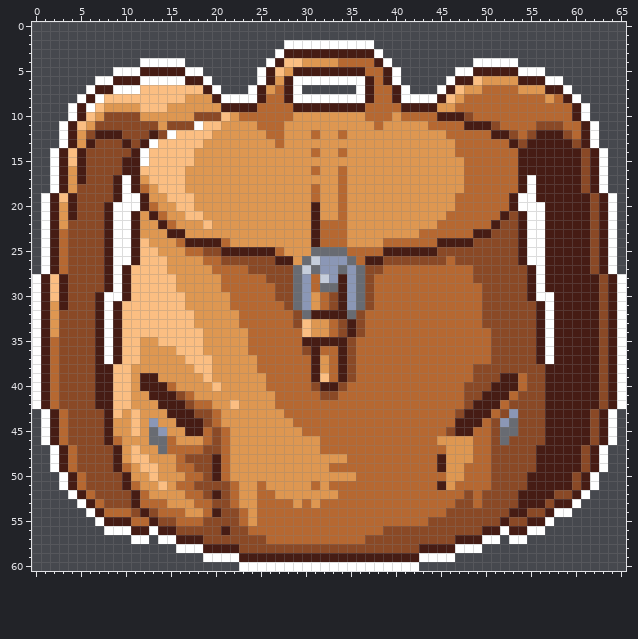
Edited in one commit: sprite sheet (Assets/Sprites/HUD/Inventário/bag_closed.png). Above is the file before it was changed.
The file is 66x61 pixels.
And afterwards:
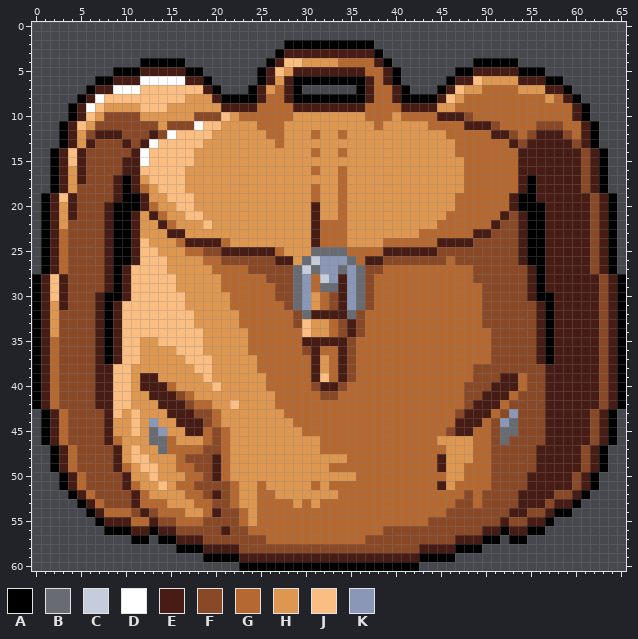
Palette (. is transparent): A #000000  B #686b72  C #c5cddb  D #ffffff  E #461c14  F #8a4926  G #b66831  H #de9751  J #fbbe82  K #8b97b6
From old to new:
Changed rows in their new state; - is an unchanged pixel.
first column x 0:
 2 ----------------------------AAAAAAAAAA----------------------------
 3 ---------------------------A----------A---------------------------
 4 ------------AAAAA---------A------------A---------AAAAA------------
 5 ---------AAA-----AA------A--------------A------AA-----AAA---------
 6 -------AA----------A-----A---AAAAAAAA---A-----A----------AA-------
 7 ------A-------------A---A----A------A----A---A-------------A------
 8 -----A---------------AAAA----AAAAAAAA----AAAA---------------A-----
 9 ----A--------------------------------------------------------A----
10 ----A--------------------------------------------------------A----
11 ---A----------------------------------------------------------A---
12 ---A----------------------------------------------------------A---
13 ---A----------------------------------------------------------A---
14 --A------------------------------------------------------------A--
15 --A------------------------------------------------------------A--
16 --A------------------------------------------------------------A--
17 --A-------A--------------------------------------------A-------A--
18 --A-------A--------------------------------------------A-------A--
19 -A--------AA------------------------------------------AA--------A-
20 -A-------AAA------------------------------------------AAA-------A-
21 -A-------AA--------------------------------------------AA-------A-
22 -A-------AA--------------------------------------------AA-------A-
23 -A-------AA--------------------------------------------AA-------A-
24 -A-------AA--------------------------------------------AA-------A-
25 -A-------AA--------------------------------------------AA-------A-
26 -A-------AA--------------------------------------------AA-------A-
27 -A-------A----------------------------------------------A-------A-
28 A--------A----------------------------------------------A--------A
29 A--------A----------------------------------------------A--------A
30 A-------AA----------------------------------------------AA-------A
31 A-------A------------------------------------------------A-------A
32 A-------A------------------------------------------------A-------A
33 A-------A------------------------------------------------A-------A
34 A-------A------------------------------------------------A-------A
35 A-------A------------------------------------------------A-------A
36 A-------A------------------------------------------------A-------A
37 A-------A------------------------------------------------A-------A
38 A----------------------------------------------------------------A
39 A----------------------------------------------------------------A
40 A----------------------------------------------------------------A
41 A----------------------------------------------------------------A
42 A----------------------------------------------------------------A
43 -A--------------------------------------------------------------A-
44 -A--------------------------------------------------------------A-
45 -A--------------------------------------------------------------A-
46 -A--------------------------------------------------------------A-
47 --A------------------------------------------------------------A--
48 --A------------------------------------------------------------A--
49 --A------------------------------------------------------------A--
50 ---A----------------------------------------------------------A---
51 ---A----------------------------------------------------------A---
52 ----A--------------------------------------------------------A----
53 -----A------------------------------------------------------A-----
54 ------A---------------------------------------------------AA------
55 -------A-------------------------------------------------A--------
56 --------AAA--A--------------------------------------A--AA---------
57 -----------AA-AA----------------------------------AA-AA-----------
58 ----------------AAA----------------------------AAA----------------
59 -------------------AAAA--------------------AAAA-------------------
60 -----------------------AAAAAAAAAAAAAAAAAAAA-----------------------
Pixel boxes of the changes (left, top, right, bottom) in both pictures:
changed: (32, 40, 626, 571)
